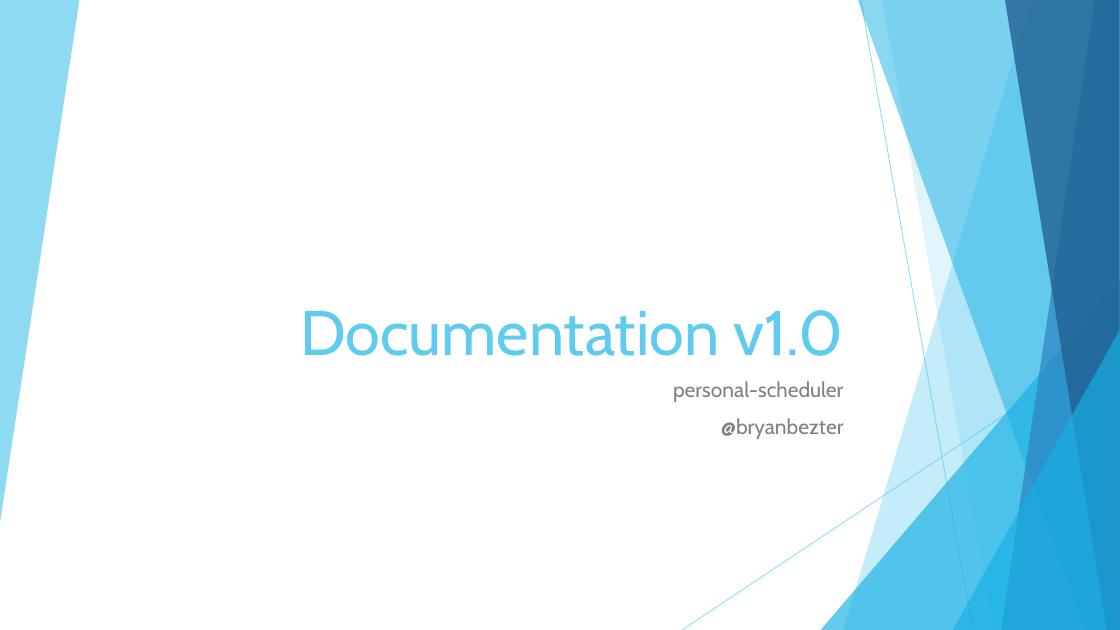
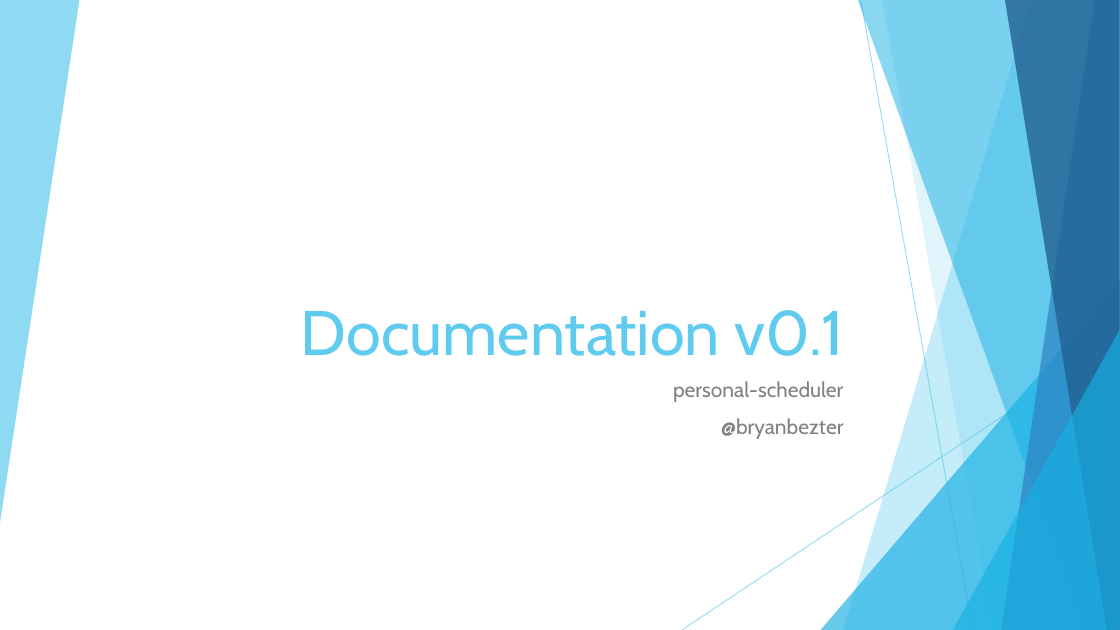
Before and after one commit to bryanbezter/personal-scheduler, a slide deck: slide 1 of Documentation v1.0.pptx. Drawn at 1120x630 pixels with LibreOffice and Linux fonts; fonts in the diff are those of the drawing. Boxes give left, top, right and bottom in pixels: in the first picture for what was removed or moved away, otherwise in the second. Text is boxed around its words. In the diff, an @@ line names an element or a change of style, - is before the commit and + after.

Commit message:
Update documentation
- Finish UI design
- Update db design
- Update state diagram
- Update functional design

```diff
--- a/Documentation v1.0.pptx
+++ b/Documentation v1.0.pptx
@@ title at <box>301,310,843,356</box>: text changed @@
-Documentation v1.0
+Documentation v0.1
```
Also in this commit, not shown: 8 other slides changed, 12 slides added, 6 slides removed.
